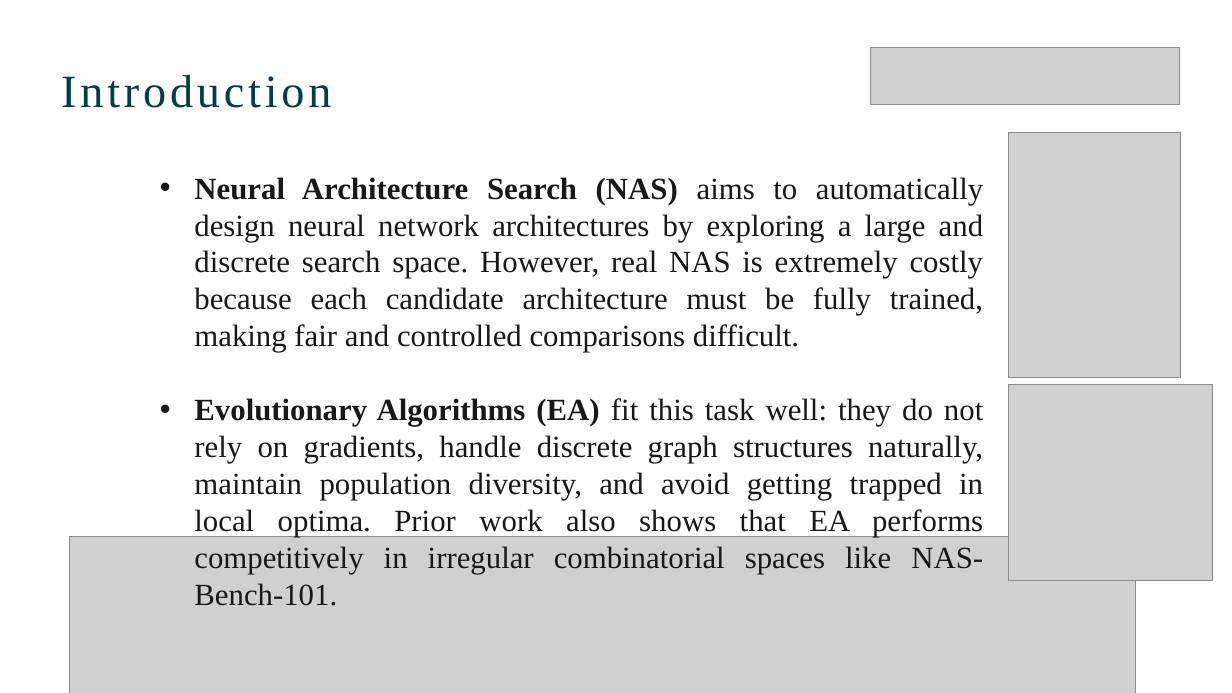
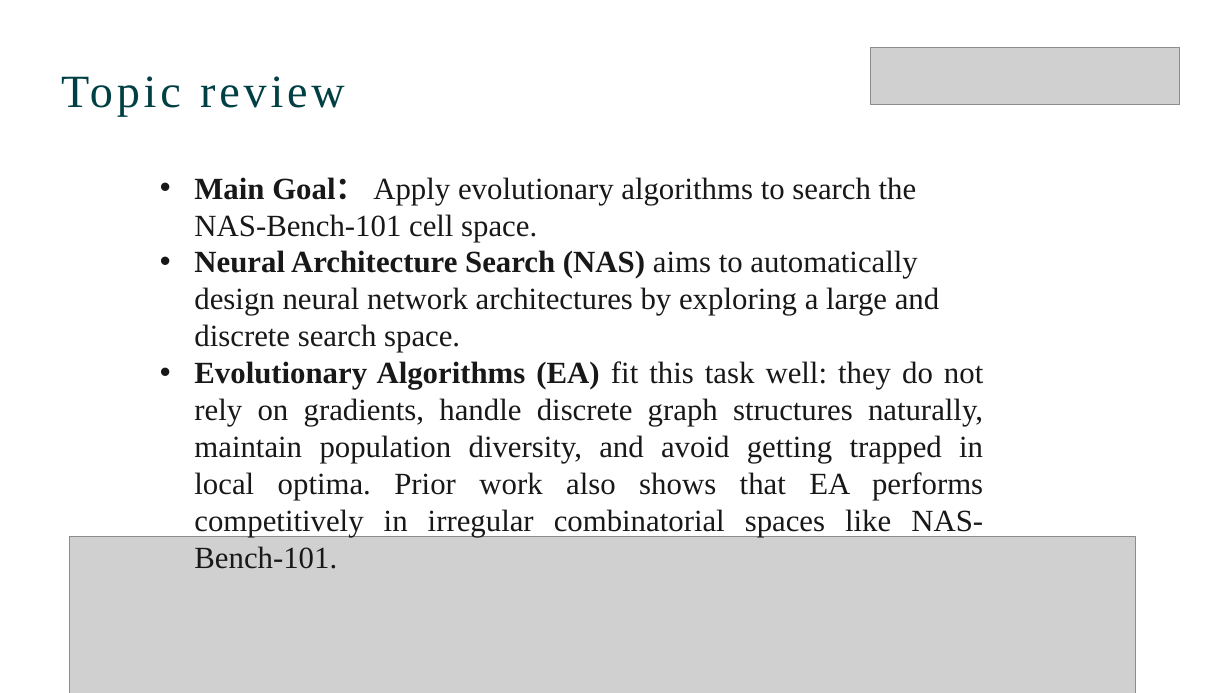
Before and after one commit to chenyicc/fxx_project, a slide deck: slide 2 of nasbench-master/第8组_中期.pptx. Drawn at 1232x693 pixels with LibreOffice and Linux fonts; fonts in the diff are those of the drawing; grey boxes stand for pictures. Boxes give left, top, right and bottom in pixels: in the first picture for what was removed or moved away, otherwise in the second. Text is boxed around its words. In the diff, an @@ line names an element or a change of style, - is before the commit and + after.

```diff
--- a/nasbench-master/第8组_中期.pptx
+++ b/nasbench-master/第8组_中期.pptx
@@ text at <box>61,76,345,116</box>: text changed @@
-Introduction
+Topic review
@@ picture removed at <box>1009,132,1181,378</box> @@
@@ text at <box>194,177,939,352</box>: text changed @@
-  • Neural Architecture Search (NAS) aims to automatically design neural network architectures by exploring a large and discrete search space. However, real NAS is extremely costly because each candidate architecture must be fully trained, making fair and controlled comparisons difficult.
+  • Main Goal： Apply evolutionary algorithms to search the NAS-Bench-101 cell space.
+  • Neural Architecture Search (NAS) aims to automatically design neural network architectures by exploring a large and discrete search space.
@@ picture removed at <box>1009,384,1214,580</box> @@
```
Also in this commit, not shown: 4 other slides changed, 3 slides added, 5 slides removed.
